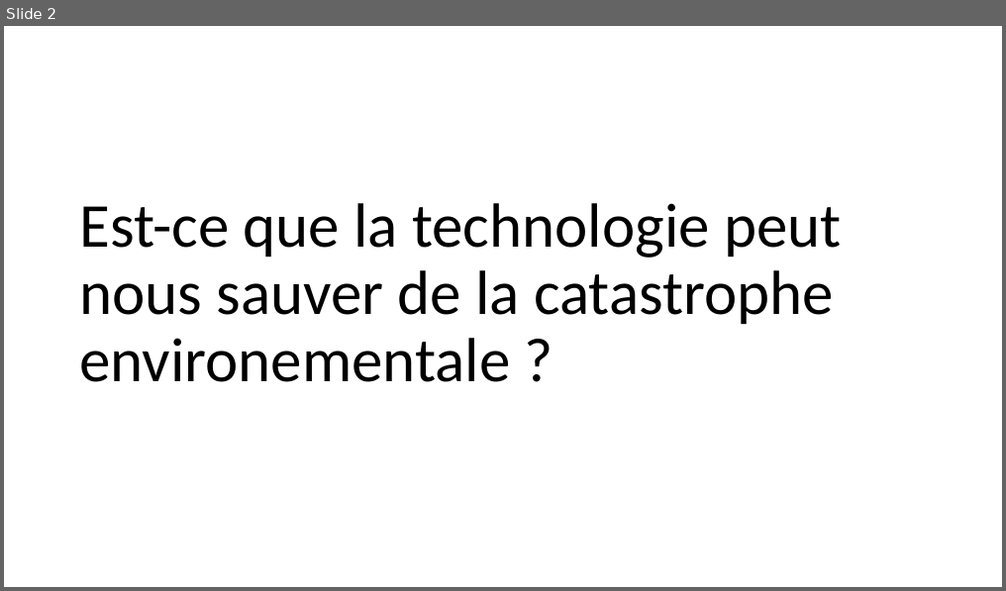
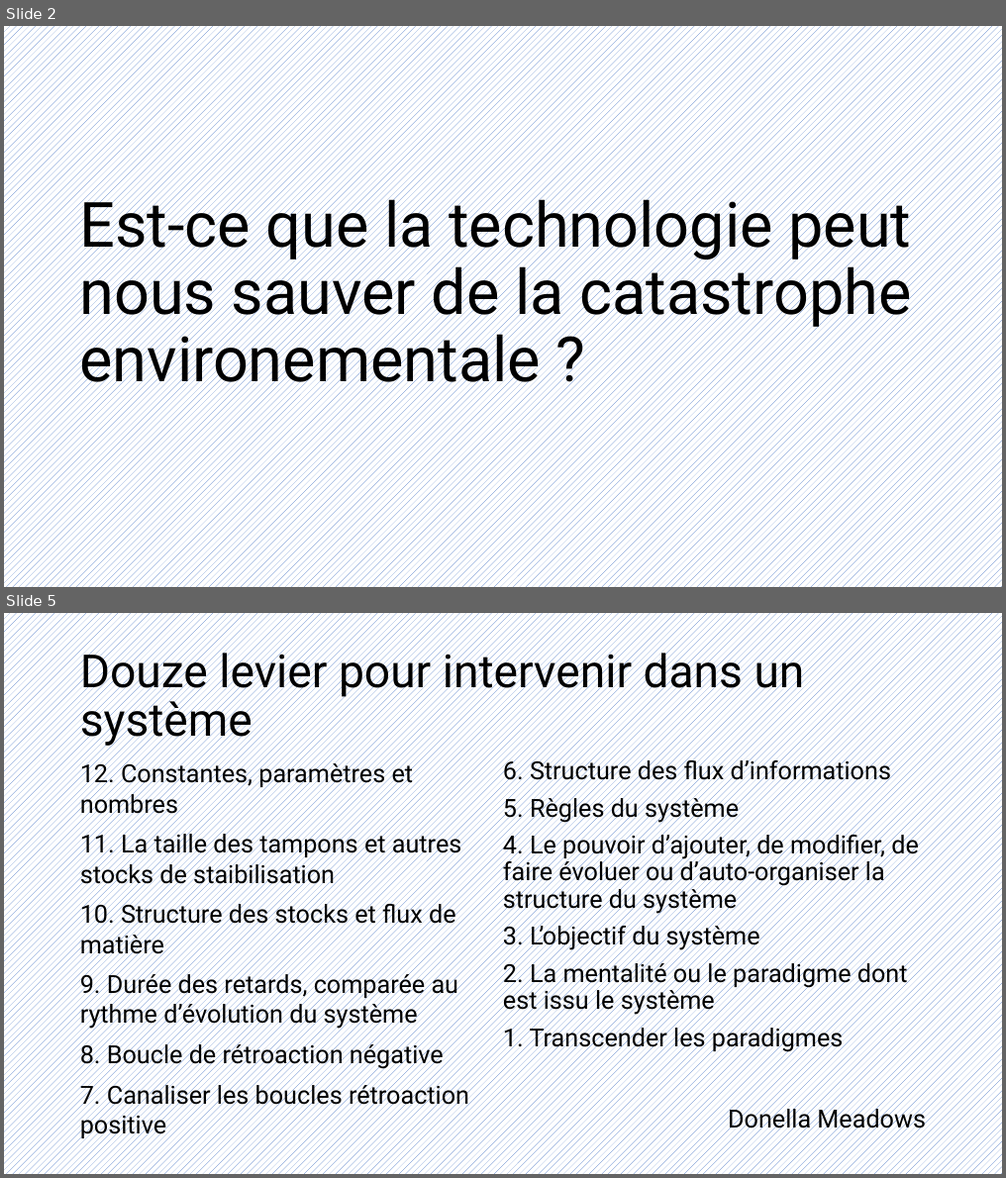
Before and after one commit to HEIGVD-Experience/docs, a slide deck: S4/EXP/files/À-t-on encore besoin d'ingénieurs.pptx. Shown one above the other, each under a label of ours: slide 2 before the commit, slides 2 and 5 after it; the slides between them are not shown. The pictures are 1006x591 and 1006x1178 pixels, drawn with LibreOffice and Linux fonts; fonts in the diff are those of the drawing. Boxes give left, top, right and bottom in pixels: in the first picture for what was removed or moved away, otherwise in the second. Text is boxed around its words. In the diff, an @@ line names an element or a change of style, - is before the commit and + after.

```diff
--- a/S4/EXP/files/À-t-on encore besoin d'ingénieurs.pptx
+++ b/S4/EXP/files/À-t-on encore besoin d'ingénieurs.pptx
@@ slide 5 added at (4,613,1002,1174), background pattern #4472C4 on #FFFFFF @@
@@ title added at (80,646,805,748), 44 pt, text #000000 @@
+Douze levier pour intervenir dans un système
@@ text added at (80,757,926,1140), 24 pt, text #000000 @@
+12. Constantes, paramètres et nombres
+11. La taille des tampons et autres stocks de staibilisation
+10. Structure des stocks et flux de matière
+9. Durée des retards, comparée au rythme d’évolution du système
+8. Boucle de rétroaction négative
+7. Canaliser les boucles rétroaction positive
+6. Structure des flux d’informations
+5. Règles du système
+4. Le pouvoir d’ajouter, de modifier, de faire évoluer ou d’auto-organiser la structure du système
+3. L’objectif du système
+2. La mentalité ou le paradigme dont est issu le système
+1. Transcender les paradigmes
+Donella Meadows
@@ slide 2 changed as well @@
@@ background #FFFFFF to pattern #4472C4 on #FFFFFF @@
@@ title "Est-ce que la technologie peut ..." at (79,190,912,397): font Calibri to Roboto @@
```
Also in this commit, not shown: 1 other slide changed, 7 other slides added, 2 slides removed, 2 other files.
